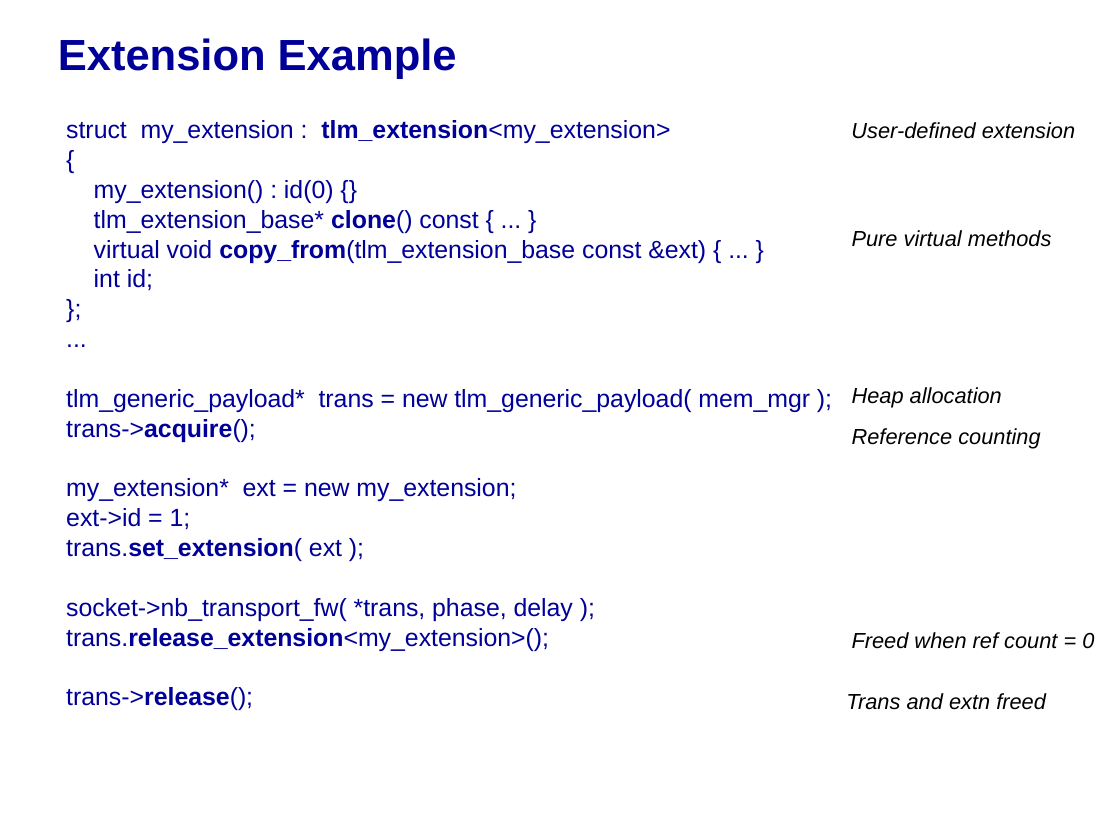
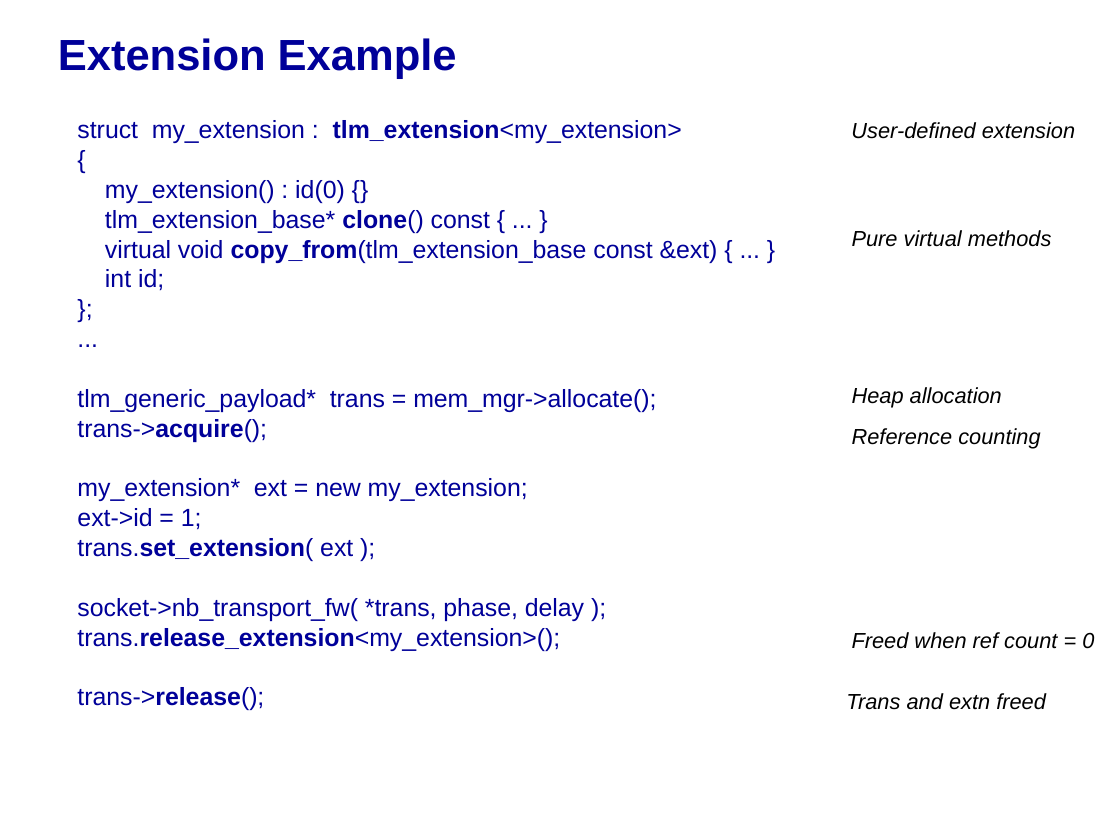
Before and after one commit to accellera-official/systemc, a slide deck: slide 81 of docs/release/TLM_2_0_presentation.ppt. Drawn at 1120x840 pixels with LibreOffice and Linux fonts; fonts in the diff are those of the drawing; background and template pictures are left out. Boxes give left, top, right and bottom in pixels: in the first picture for what was removed or moved away, otherwise in the second. Text is boxed around its words. In the diff, an @@ line names an element or a change of style, - is before the commit and + after.

Commit message:
Minor updates to ppt presentation from rc1

```diff
--- a/docs/release/TLM_2_0_presentation.ppt
+++ b/docs/release/TLM_2_0_presentation.ppt
@@ text "struct my_extension : tlm_extension<my_extension>": place and size @@
-text "struct my_extension : tlm_extension<my_extension>" at <box>66,120,810,710</box>
+text "struct my_extension : tlm_extension<my_extension>" at <box>77,120,718,710</box>
@@ text at <box>77,389,656,412</box>: text changed @@
-tlm_generic_payload* trans = new tlm_generic_payload( mem_mgr );
+tlm_generic_payload* trans = mem_mgr->allocate();
```
Also in this commit, not shown: 5 other slides changed, 2 other files.
